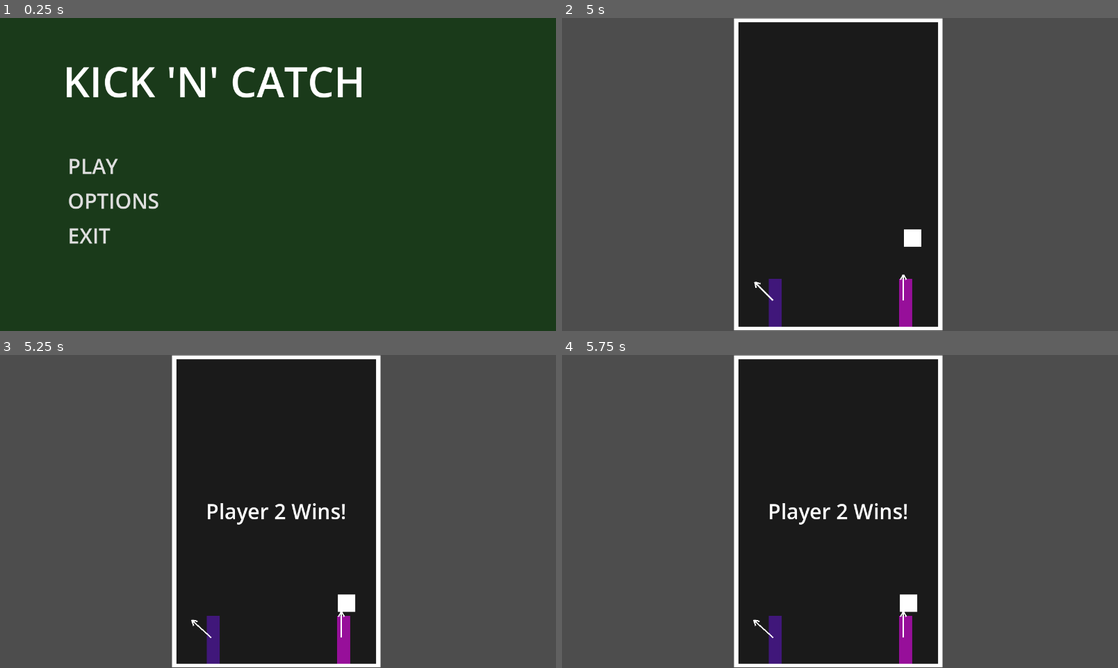
Above: before the commit, frames 1-4 (two rows, left to right).
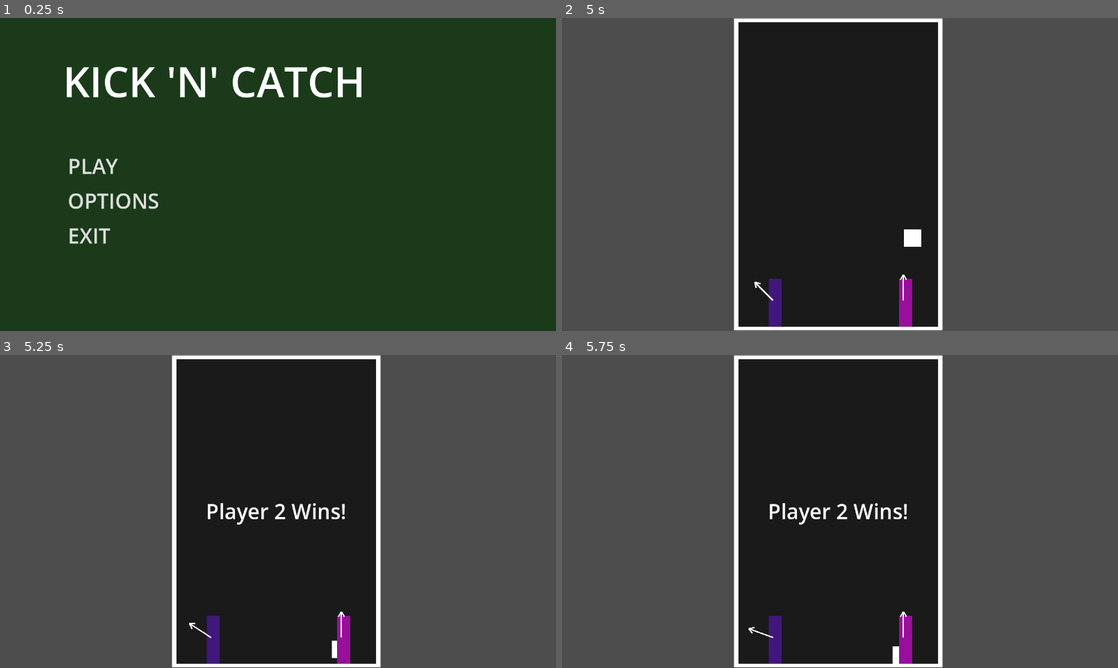
Above: after the commit, the same moments.

Repository: DockerSox/kick-n-catchv3
Game: Godot game, scene res://Scenes/title.tscn
The game is run twice, just before and just after one commit, with the same random seed, the same clock (stepped at 60 frames per second) and the same inputs.
Inputs:
- Up to frame 1 (0.25 s): no input
- Up to frame 2 (5 s): click "PLAY" at 0.5 s; click "START GAME" at 1.25 s; tap Enter at 2 s; hold A (p1_left) 2.78-3.53 s
- Up to frame 3 (5.25 s): hold A (p1_left) from 5.03 s (still down)
- Up to frame 4 (5.75 s): keep holding A (p1_left)

Frames 1-2 are identical in both runs. In frame 3, 0.3% of the frame differs, in the area x 34-64%, y 76-97%; in frame 4, 0.3%, in the area x 33-64%, y 76-99%.

Commit message:
updated main.gd

Diff:
--- a/Scripts/main.gd
+++ b/Scripts/main.gd
@@ -63,4 +63,14 @@
 func _end_game(message: String) -> void:
 	win_label.text = message
 	win_label.visible = true
-	get_tree().paused = true
+	# Store winner in GameState
+	if message == "Player 1 Wins!":
+		GameState.contest_winner = "A"
+	elif message == "Player 2 Wins!" or message == "CPU Wins!":
+		GameState.contest_winner = "B"
+	# Wait 2 seconds then return to whatever scene called us
+	await get_tree().create_timer(2.0).timeout
+	if GameState.return_scene != "":
+		GameState.go_to_scene(GameState.return_scene)
+	else:
+		get_tree().paused = true
